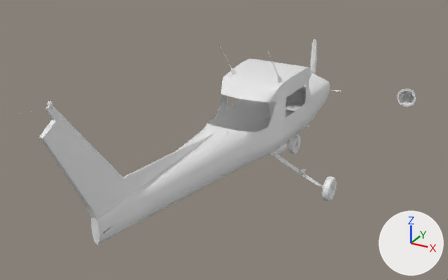
The FBX model project files/substance/fuselage.fbx, before and after one commit.
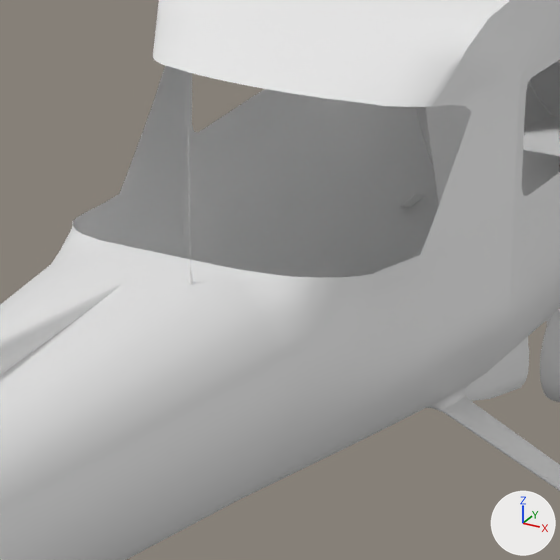
Each version appears first whole from a 50 mm camera at (4.43, -7.84, 3.79) aimed at (-0.21, 0.59, -0.42), and next in a close-up on the part from 43% to 65% of the width and 30% to 65% of the height. Arrows for +X, +Y and +Z are at lower right; the lights stay in place. Where no turn or scale is listed for an object, it has been applied to the vertices. Vertices at the same position are counted once.

Names of what the first close-up shows: 'Circle', 'Circle.069', 'Cylinder.018', 'Cylinder.040', 'Doors.003', 'Doors.004', 'fuselage', 'fuselage.005', 'nariz', 'nariz.001'.
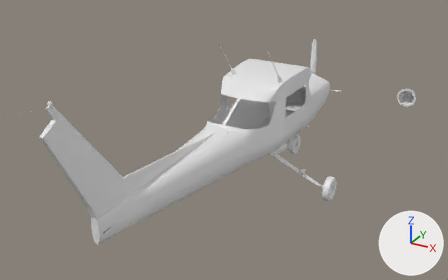
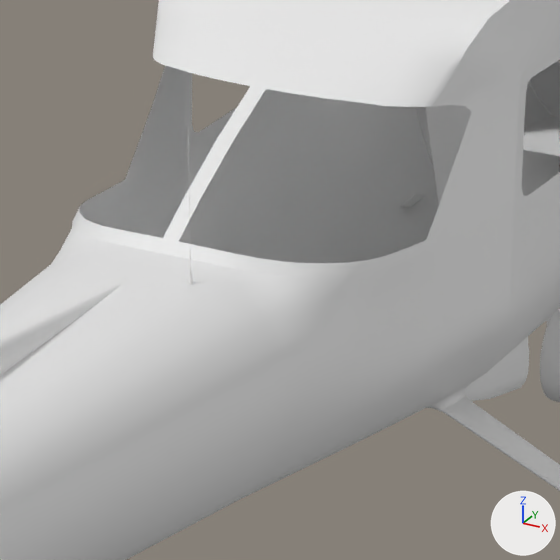
Edits to the scene script, one JSON object a line:
```json
{"op": "add", "block": "mat_material_003", "code": ["mat_material_003 = principled_material('Material.003')", "mat_material_003.base_color = (0.8, 0.8, 0.8)  # white #e7e7e7"]}
{"block": "me_plane_003", "where": "# used by ob_fuselage; location = (-0.001, 3.359, -0.448)"}
{"op": "remove", "block": "me_plane_003", "code": "me_plane_003.from_pydata(...)  # 1536 vertices, 1336 faces; spans x -0.58..0.58, y -3.25..-0.38, z -0.54..0.98"}
{"op": "add", "block": "me_plane_003", "code": "me_plane_003.from_pydata(...)  # 1573 vertices, 1374 faces; spans x -0.58..0.58, y -3.25..-0.38, z -0.54..0.98"}
{"block": "me_plane_003", "change": "me_plane_003 part 1"}
{"block": "me_plane_003", "change": "2 vertices are removed from x -0.5..0.5, y -2.52, z 0.35"}
{"block": "me_plane_003", "change": "4 faces are deleted"}
{"block": "me_plane_003", "change": "18 vertices are added at x -0.5..0.5, y -3.13..-2.53, z 0.35..0.67"}
{"block": "me_plane_003", "change": "13 new vertices lie (0.0, 0.04, 0.03) away from vertices in x -0.46..0.46, y -3.19..-2.89, z 0.36..0.45"}
{"block": "me_plane_003", "change": "8 new vertices lie (0.0, 0.04, 0.02) away from vertices in x -0.35..0.35, y -3.19..-3.07, z 0.41..0.45"}
{"block": "me_plane_003", "change": "4 new faces join them, mat_exterior1 (its picture is missing)"}
{"block": "me_plane_003", "change": "38 new faces join them, mat_material_003 (white #e7e7e7)"}
{"op": "add", "block": "me_plane_003", "code": "me_plane_003.materials.append(mat_material_003)  # white #e7e7e7"}
```

Pixel boxes (x1, y1, x2, y2) of what changed, in the close-ups (560 x 560 px):
```json
{"part": 1, "of": "me_plane_003", "change": "built on", "before": [119, 148, 446, 255], "after": [73, 86, 446, 278]}
```
